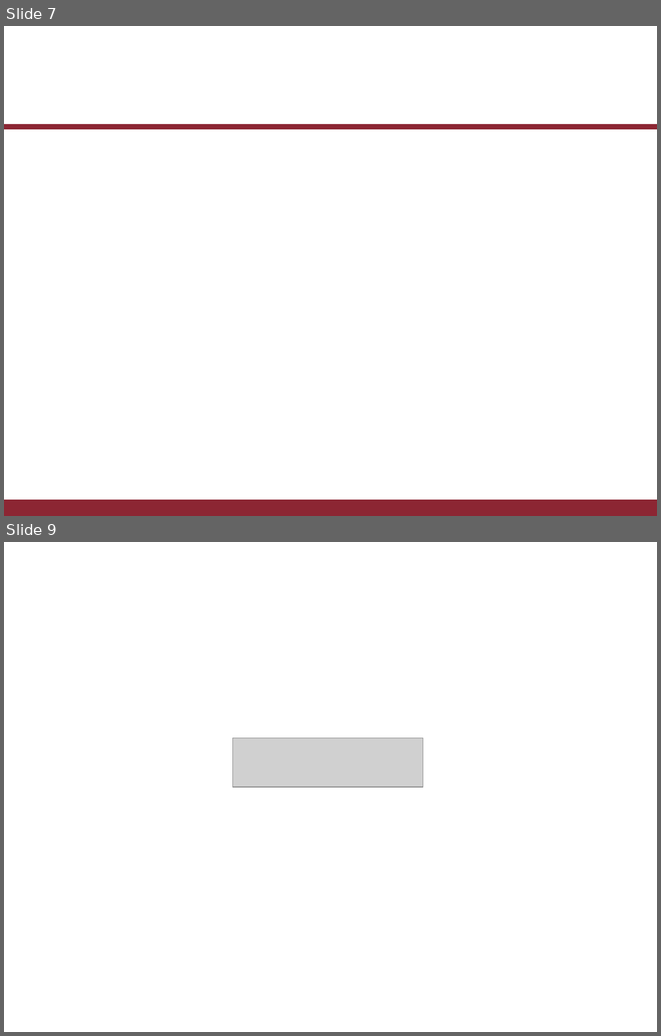
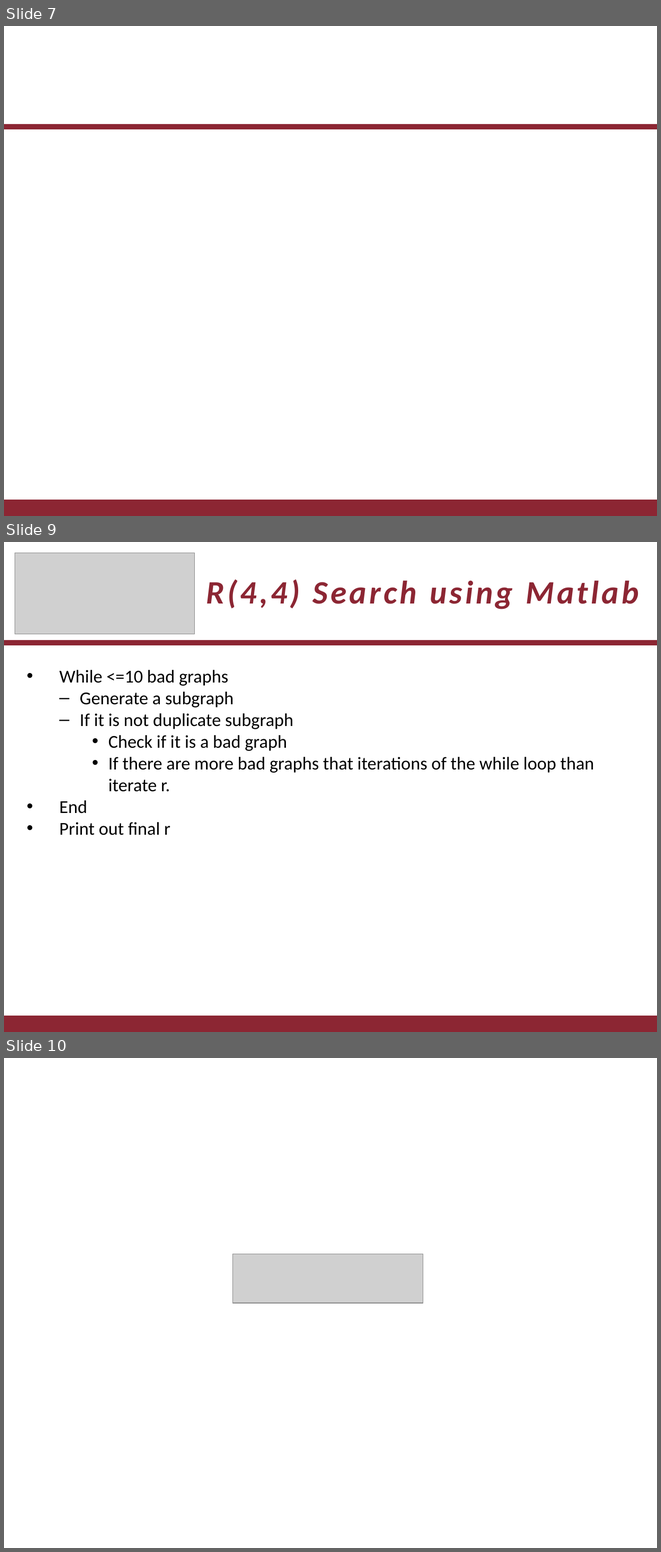
Before and after one commit to dhutchis/RamSearch, a slide deck: RamSearch.pptx. Shown one above the other, each under a label of ours: slides 7 and 9 before the commit, slides 7, 9 and 10 after it; the slides between them are not shown. The pictures are 661x1036 and 661x1552 pixels, drawn with LibreOffice and Linux fonts; fonts in the diff are those of the drawing; grey boxes stand for pictures; background and template pictures are left out. Boxes give left, top, right and bottom in pixels: in the first picture for what was removed or moved away, otherwise in the second. Text is boxed around its words. In the diff, an @@ line names an element or a change of style, - is before the commit and + after.

Commit message:
Fixed big logic error.  Corrected OpenMP code by forcing data sync on n_lb. Added M's Random Ramsey Search Matlab files.

```diff
--- a/RamSearch.pptx
+++ b/RamSearch.pptx
@@ slide 9 added at <box>4,542,657,1032</box>, background #FFFFFF @@
@@ picture added at <box>15,553,195,634</box> @@
@@ text added at <box>206,579,638,609</box>, 36 pt, text #8C2633, bold, italic @@
+R(4,4) Search using Matlab
@@ rectangle added at <box>4,640,657,645</box>, fill #8C2633 @@
@@ text added at <box>59,670,594,835</box>, 20 pt, text #000000 @@
+• While <=10 bad graphs
+  – Generate a subgraph
+  – If it is not duplicate subgraph
+    • Check if it is a bad graph
+    • If there are more bad graphs that iterations of the while loop than iterate r.
+• End
+• Print out final r
@@ rectangle added at <box>4,1015,657,1032</box>, fill #8C2633 @@
@@ what was slide 9 is now slide 10 @@
```
Also in this commit, not shown: 3 slides changed, 4 other files.
